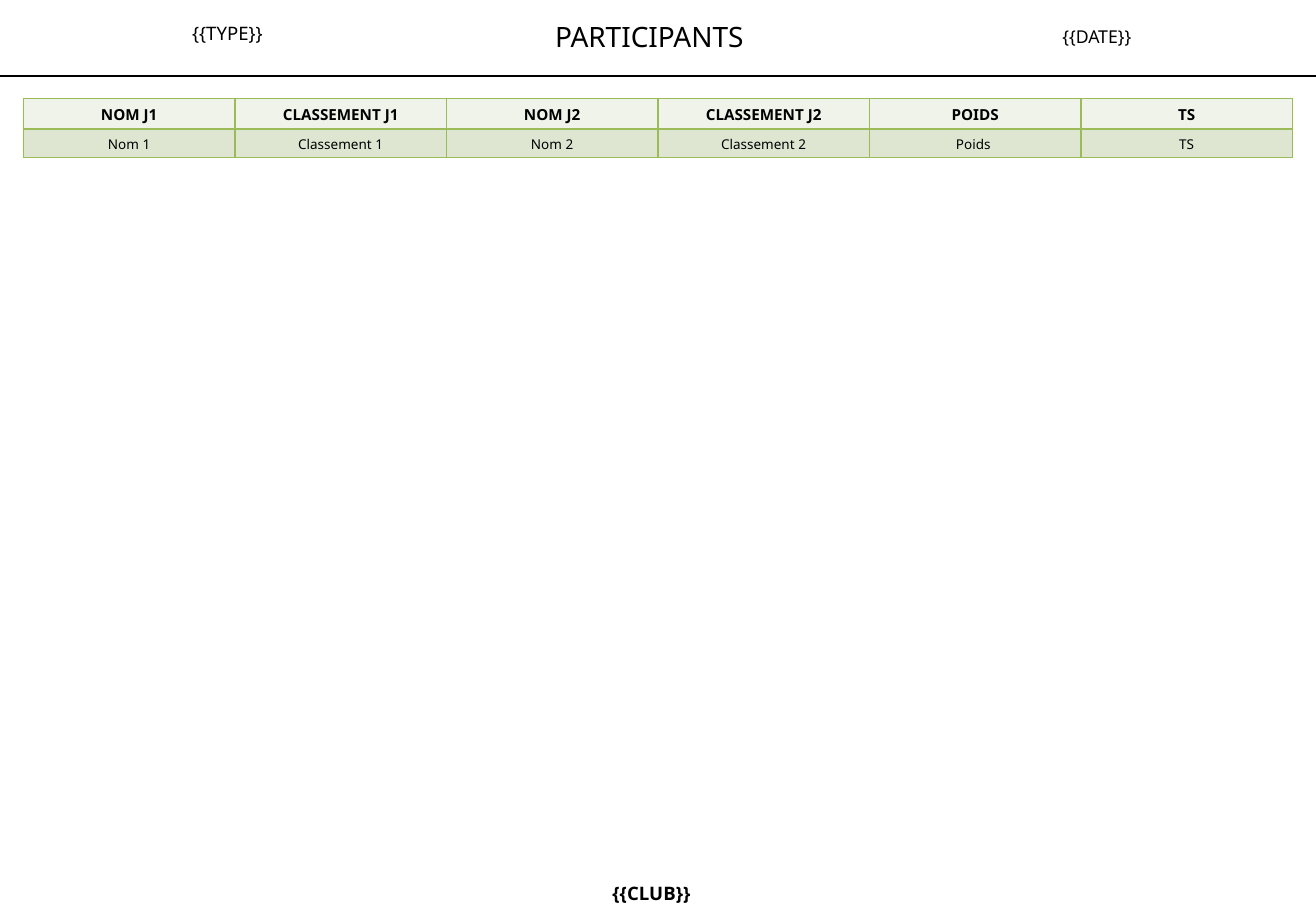
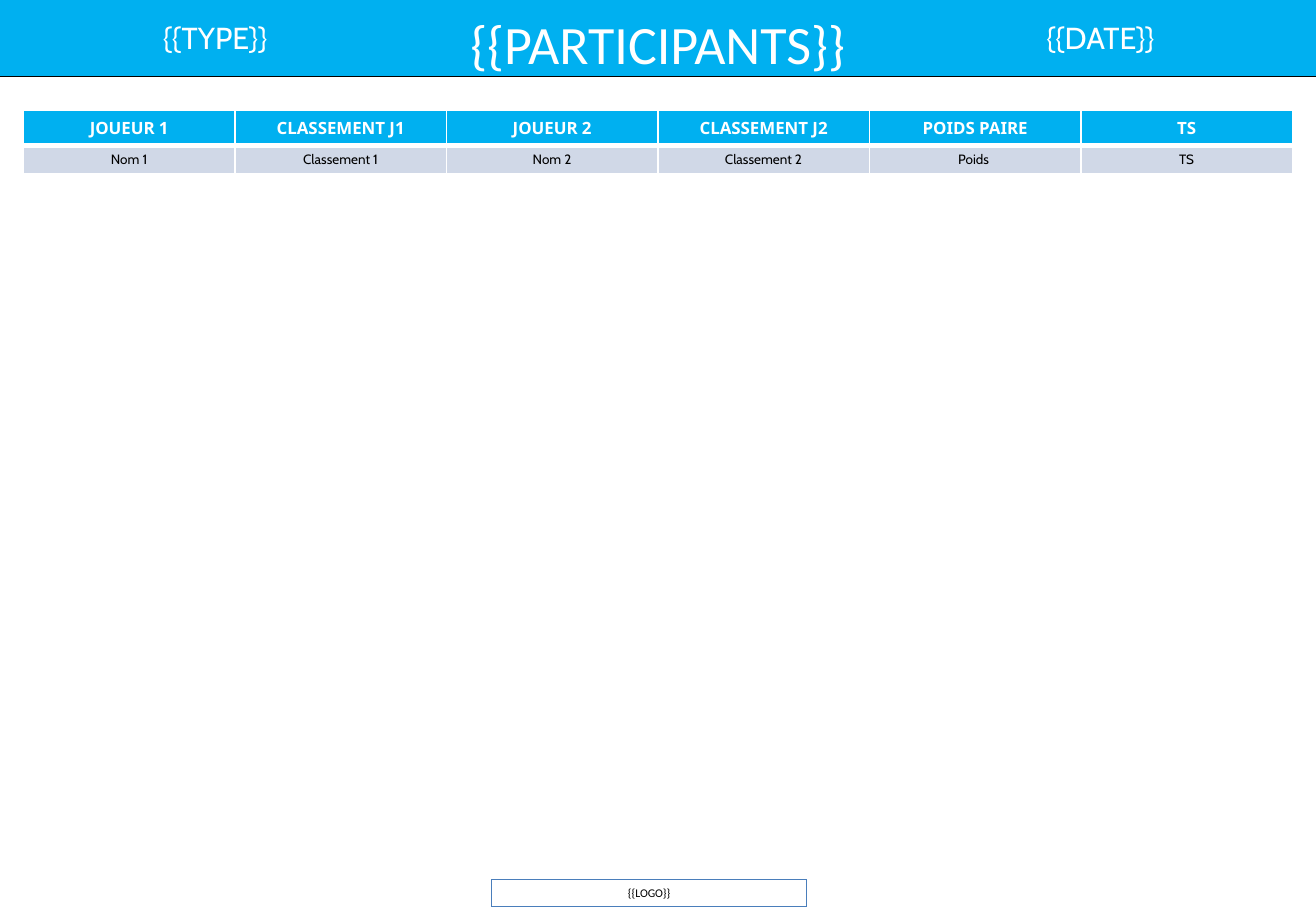
Before and after one commit to remidifranciaperso-bit/tournament-manager, a slide deck: slide 2 of templates bleus/Template_24_poules_1J.pptx (slide 1 before the commit). Drawn at 1316x911 pixels with LibreOffice and Linux fonts; fonts in the diff are those of the drawing. Boxes give left, top, right and bottom in pixels: in the first picture for what was removed or moved away, otherwise in the second. Text is boxed around its words. In the diff, an @@ line names an element or a change of style, - is before the commit and + after.

```diff
--- a/templates bleus/Template_24_poules_1J.pptx
+++ b/templates bleus/Template_24_poules_1J.pptx
@@ text "{{TYPE}}" at bbox=[163, 26, 267, 53]: size 11 to 18 pt, font Noto Sans to Cabin, text colour #000000 to #FFFFFF @@
@@ rectangle added at bbox=[0, 0, 1316, 77], fill #00B0F0, outline #000000 1 pt @@
@@ text at bbox=[470, 25, 845, 78]: text changed; size 16.5 to 32 pt; font Noto Sans to Calibri; text colour #000000 to #FFFFFF @@
-PARTICIPANTS
+{{PARTICIPANTS}}
@@ text "{{DATE}}": place and size @@
-text "{{DATE}}" at bbox=[1062, 30, 1131, 46]
+text "{{DATE}}" at bbox=[1046, 26, 1154, 53]
@@ text "{{DATE}}" at bbox=[1046, 26, 1154, 53]: size 10.5 to 18 pt, font Noto Sans to Cabin, text colour #000000 to #FFFFFF @@
@@ line removed from (0, 75) to (1316, 75) @@
@@ table at bbox=[23, 111, 1292, 171] @@
-row 1: NOM J1 | CLASSEMENT J1 | NOM J2 | CLASSEMENT J2 | POIDS | TS
+row 1: JOUEUR 1 | CLASSEMENT J1 | JOUEUR 2 | CLASSEMENT J2 | POIDS PAIRE | TS
@@ fill #EFF3EA to #00B0F0 in row 1 @@
@@ fill #DEE7D1 to #D0D8E8 in row 2 @@
@@ size 9 to 10 pt, text colour #000000 to #FFFFFF in "CLASSEMENT J1", "CLASSEMENT J2", "TS" @@
@@ font Noto Sans to Cabin in "Nom 1", "Classement 1", "Nom 2", "Classement 2" and 2 more places @@
@@ borders changed @@
@@ table: place and size @@
-table at bbox=[23, 98, 1292, 157]
+table at bbox=[23, 111, 1292, 171]
@@ rectangle added at bbox=[492, 880, 808, 906], outline #4B7EBC 0 pt, 7 pt, text #000000 @@
+{{LOGO}}
@@ text removed at bbox=[612, 886, 690, 903] @@
-{{CLUB}}
```
Also in this commit, not shown: 15 other slides changed, 2 slides added, 8 other files.
